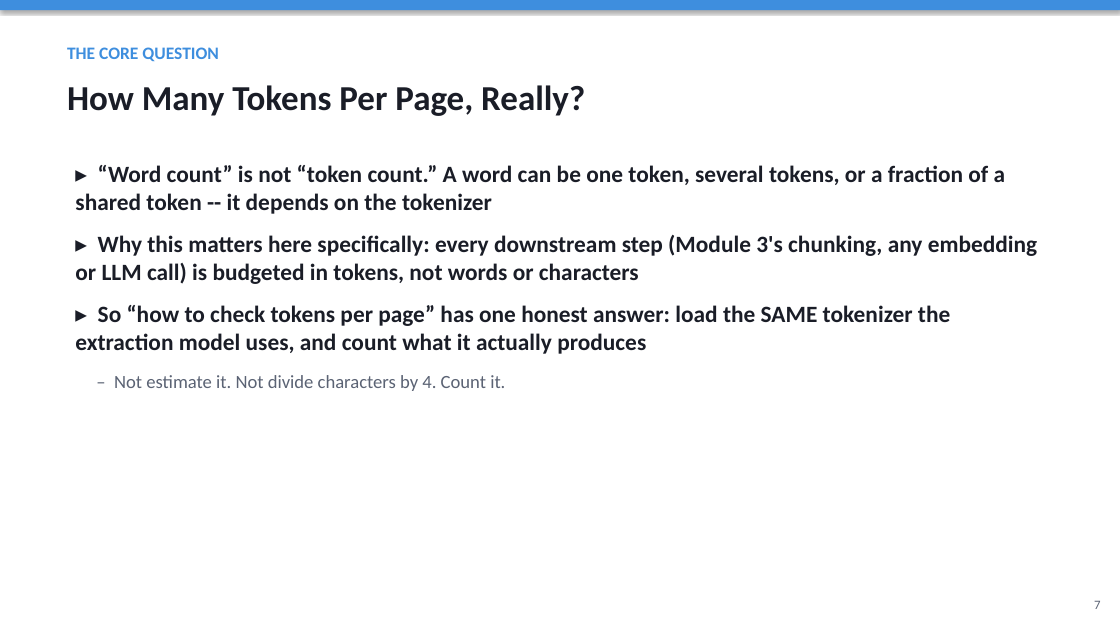
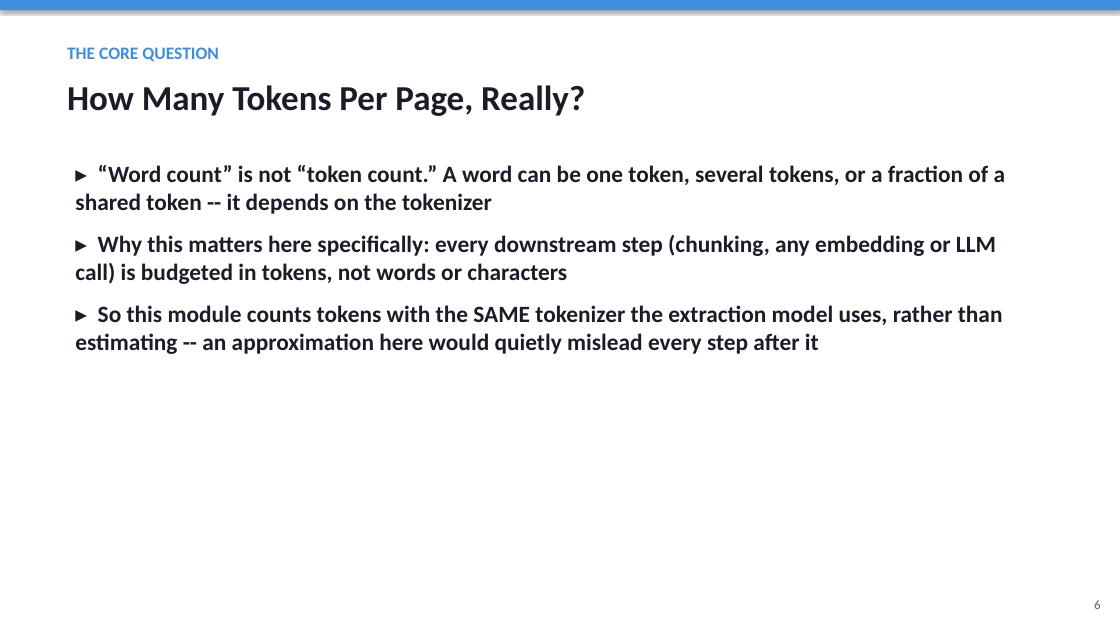
Before and after one commit to HITTESH2003/TRAINING, a slide deck: slide 6 of 2. ANALYSIS/Analysis_Module_Overview.pptx (slide 7 before the commit). Drawn at 1120x630 pixels with LibreOffice and Linux fonts; fonts in the diff are those of the drawing. Boxes give left, top, right and bottom in pixels: in the first picture for what was removed or moved away, otherwise in the second. Text is boxed around its words. In the diff, an @@ line names an element or a change of style, - is before the commit and + after.

```diff
--- a/2. ANALYSIS/Analysis_Module_Overview.pptx
+++ b/2. ANALYSIS/Analysis_Module_Overview.pptx
@@ text at box(75, 235, 1003, 354): text changed @@
-▸ Why this matters here specifically: every downstream step (Module 3's chunking, any embedding or LLM call) is budgeted in tokens, not words or characters
-▸ So “how to check tokens per page” has one honest answer: load the SAME tokenizer the extraction model uses, and count what it actually produces
-– Not estimate it. Not divide characters by 4. Count it.
+▸ Why this matters here specifically: every downstream step (chunking, any embedding or LLM call) is budgeted in tokens, not words or characters
+▸ So this module counts tokens with the SAME tokenizer the extraction model uses, rather than estimating -- an approximation here would quietly mislead every step after it
@@ text at box(1094, 600, 1100, 609): text changed @@
-7
+6
```
Also in this commit, not shown: 9 other slides changed, 1 slide added, 5 slides removed, 1 other file.
